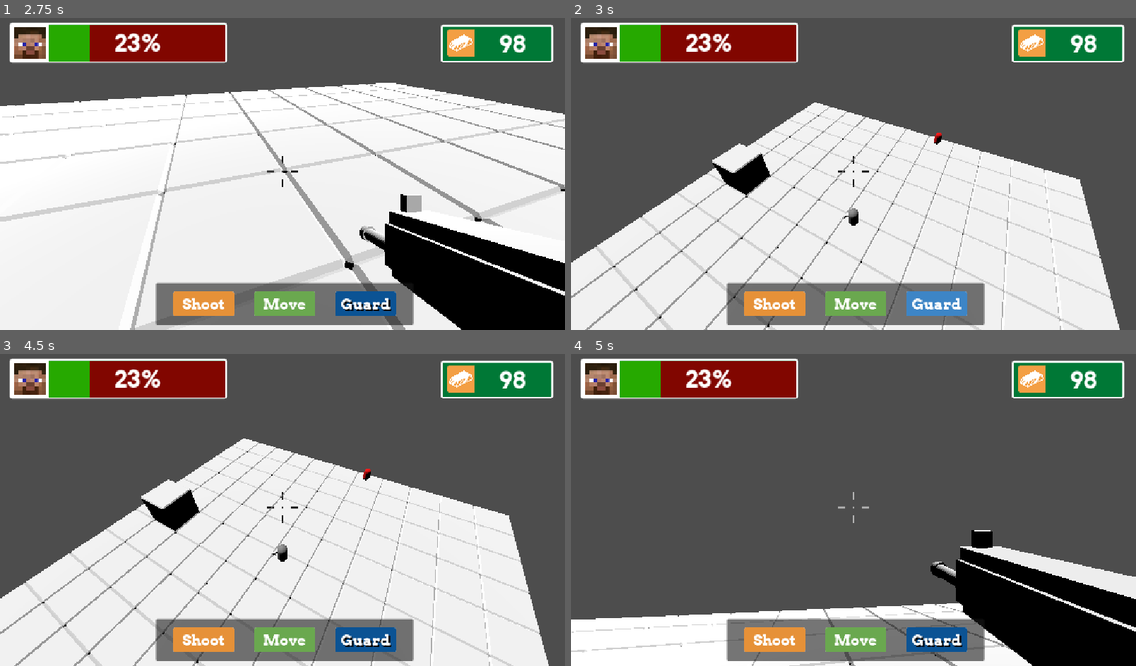
Above: before the commit, frames 1-4 (two rows, left to right).
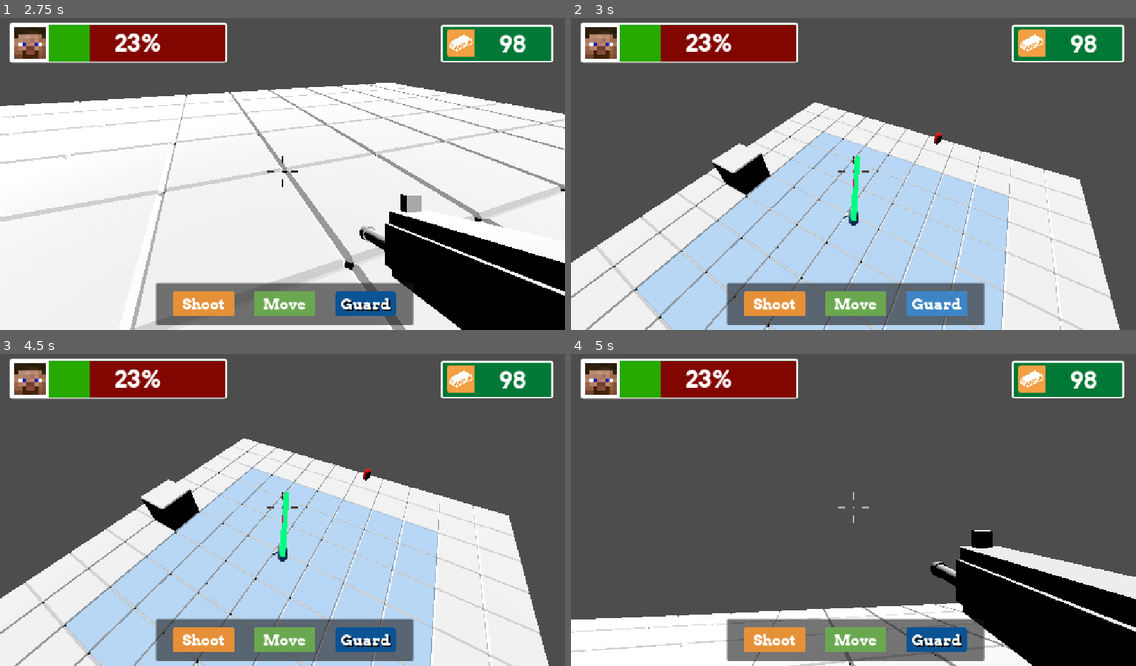
Above: after the commit, the same moments.

Repository: NipunaGi/HackPrinceton_SRPG
Game: Godot game, scene res://Scenes/node_3d.tscn
Same seed, same stepped clock (60 frames per second), same inputs: the game is played once before the commit and once after it. This scene is started directly instead of the project's main scene.
Inputs (mouse positions are in pixels of both pictures, inside the frame that each line leads up to):
- Up to frame 1 (2.75 s): click (203, 305) at 0.5 s; click (282, 305) at 1.25 s; click (367, 305) at 2 s
- Up to frame 2 (3 s): tap Enter at 2.75 s; move the mouse to (977, 155) at 2.77 s; hold E (tiltRight) from 2.78 s (still down); hold Space (jump) from 2.78 s (still down); click (977, 155) at 2.92 s
- Up to frame 3 (4.5 s): move the mouse to (169, 522) at 3.52 s; release E (tiltRight) at 3.53 s; release Space (jump) at 3.53 s; hold Q (tiltLeft) 3.53-4.28 s; tap Space (jump) at 3.6, 3.77, 4.07 s; click (169, 522) at 3.67 s; move the mouse to (339, 438) at 4.27 s; hold E (tiltRight) from 4.28 s (still down); hold Space (jump) from 4.28 s (still down); click (339, 438) at 4.42 s
- Up to frame 4 (5 s): keep holding E (tiltRight); keep holding Space (jump)

Frame 1 is identical in both runs. In frame 2, 22% of the frame differs, in the area x 11-78%, y 36-100%; in frame 3, 22%; in frame 4, nothing differs.

Commit message:
crosshair fps patch

Diff:
--- a/project-srpg/Scripts/Player.gd
+++ b/project-srpg/Scripts/Player.gd
@@ -58,6 +58,9 @@
 	# --- NEW: Connect Shoot Signal ---
 	GlobalEvents.player_shoot_requested.connect(_on_shoot_mode_requested)
 	# --- END NEW CONNECTION ---
+
+	# Ensure mouse is visible/unlocked when the game starts (assuming TP camera starts active)
+	Input.set_mouse_mode(Input.MOUSE_MODE_VISIBLE)
 
 	# Snap to grid
 	global_position.x = snapped(global_position.x, grid_size)
@@ -587,14 +590,17 @@
 
 func switch_camera() -> void:
 	if get_viewport().get_camera_3d() == fp_cam:
+		# Switching from FP to TP
 		tp_cam.make_current()
+
+		# Release the mouse
+		Input.set_mouse_mode(Input.MOUSE_MODE_VISIBLE)
+
 	else:
+		# Switching from TP to FP
 		fp_cam.make_current()
 		line_mesh_instance.visible = false # Hide line in FP mode
 		range_indicator.visible = false # Hide range in FP mode
-#func on_turn_start() -> void:
-	#can_move = true
-#func on_turn_end() -> void:
-	#can_move = false
-	# Disable input or finalize movement
-	#TurnManager.end_turn()
+
+		# Capture the mouse (stick to the center)
+		Input.set_mouse_mode(Input.MOUSE_MODE_CAPTURED)
